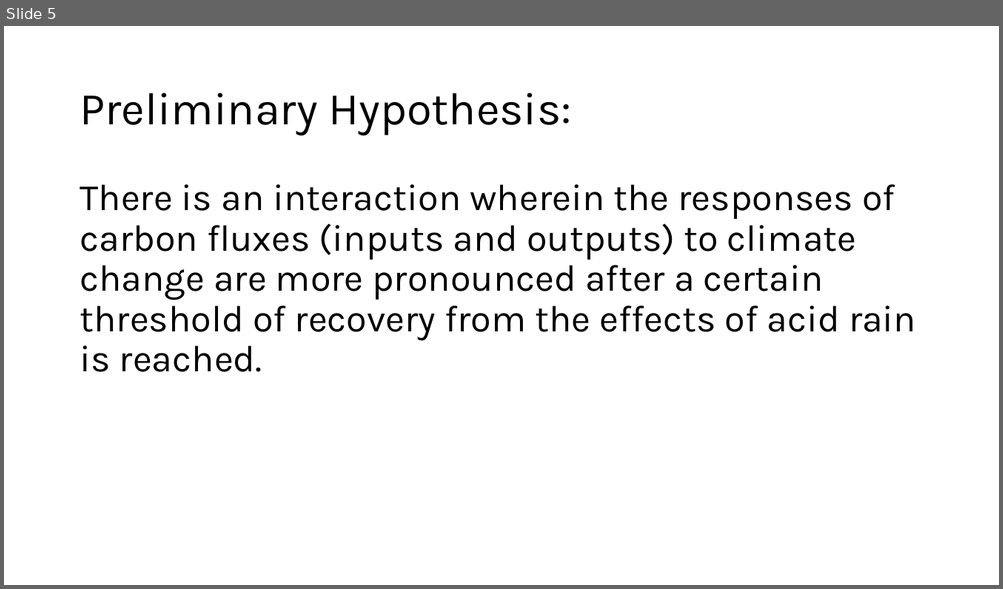
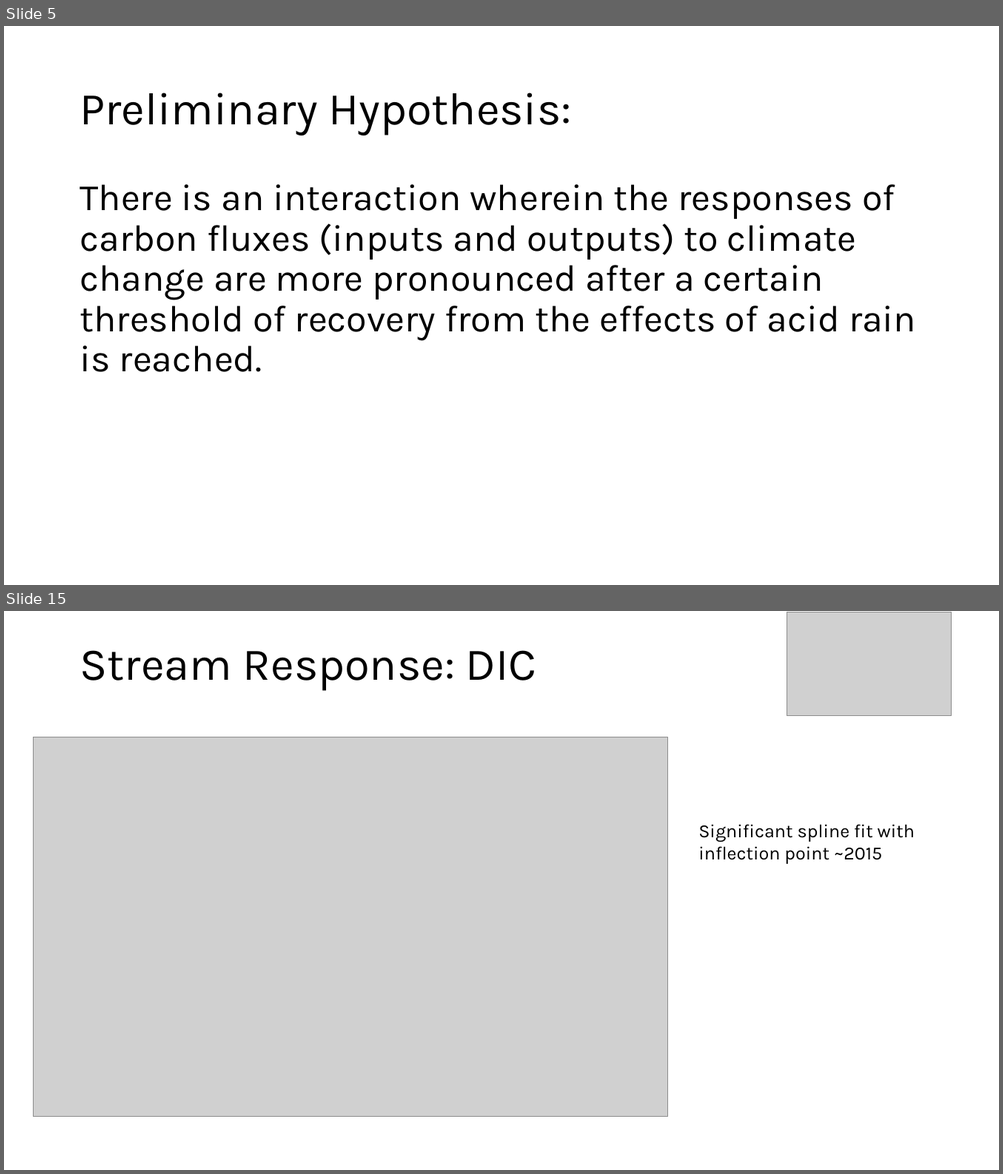
Before and after one commit to CaitlinPries/HB-Temporal-Carbon, a slide deck: Temporal C HB Meeting.pptx. Shown one above the other, each under a label of ours: slide 5 before the commit, slides 5 and 15 after it; the slides between them are not shown. The pictures are 1003x589 and 1003x1174 pixels, drawn with LibreOffice and Linux fonts; fonts in the diff are those of the drawing; grey boxes stand for pictures. Boxes give left, top, right and bottom in pixels: in the first picture for what was removed or moved away, otherwise in the second. Text is boxed around its words. In the diff, an @@ line names an element or a change of style, - is before the commit and + after.

```diff
--- a/Temporal C HB Meeting.pptx
+++ b/Temporal C HB Meeting.pptx
@@ slide 15 added at (x1=4, y1=611, x2=999, y2=1170), background #FFFFFF @@
@@ picture added at (x1=787, y1=612, x2=951, y2=715) @@
@@ title added at (x1=79, y1=650, x2=537, y2=691), 44 pt, text #000000 @@
+Stream Response: DIC
@@ picture added at (x1=33, y1=737, x2=667, y2=1117) @@
@@ text added at (x1=698, y1=824, x2=914, y2=864), 18 pt, text #000000 @@
+Significant spline fit with inflection point ~2015
```
Also in this commit, not shown: 8 slides changed, 18 other slides added, 1 slide removed, 45 other files.
